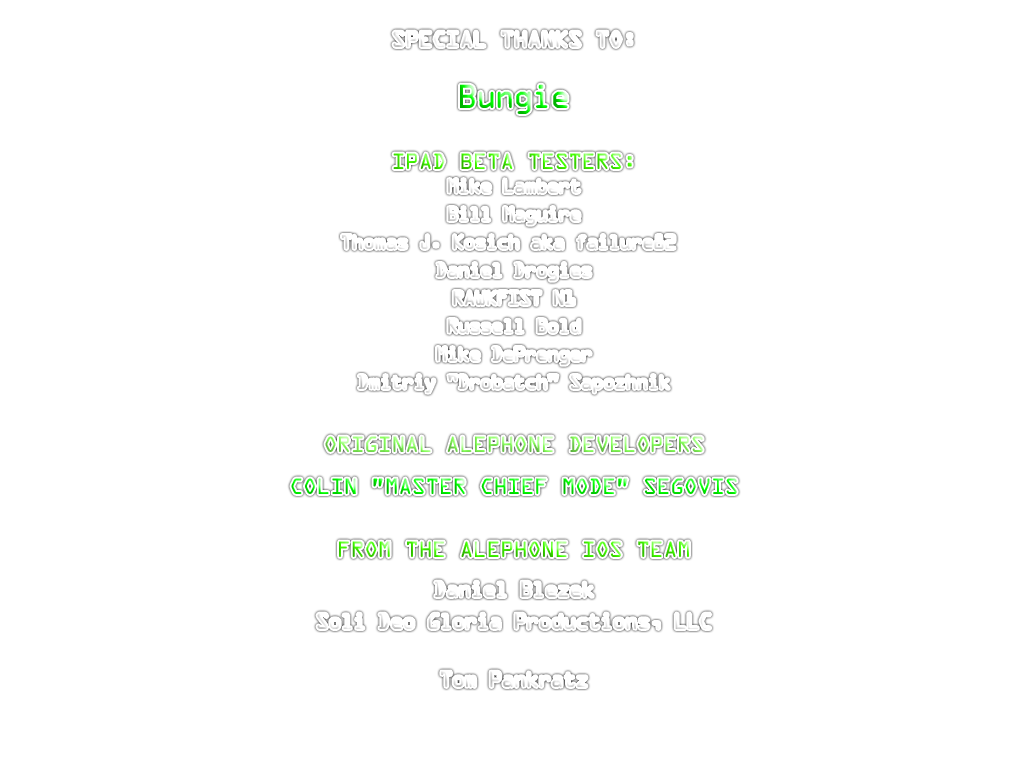
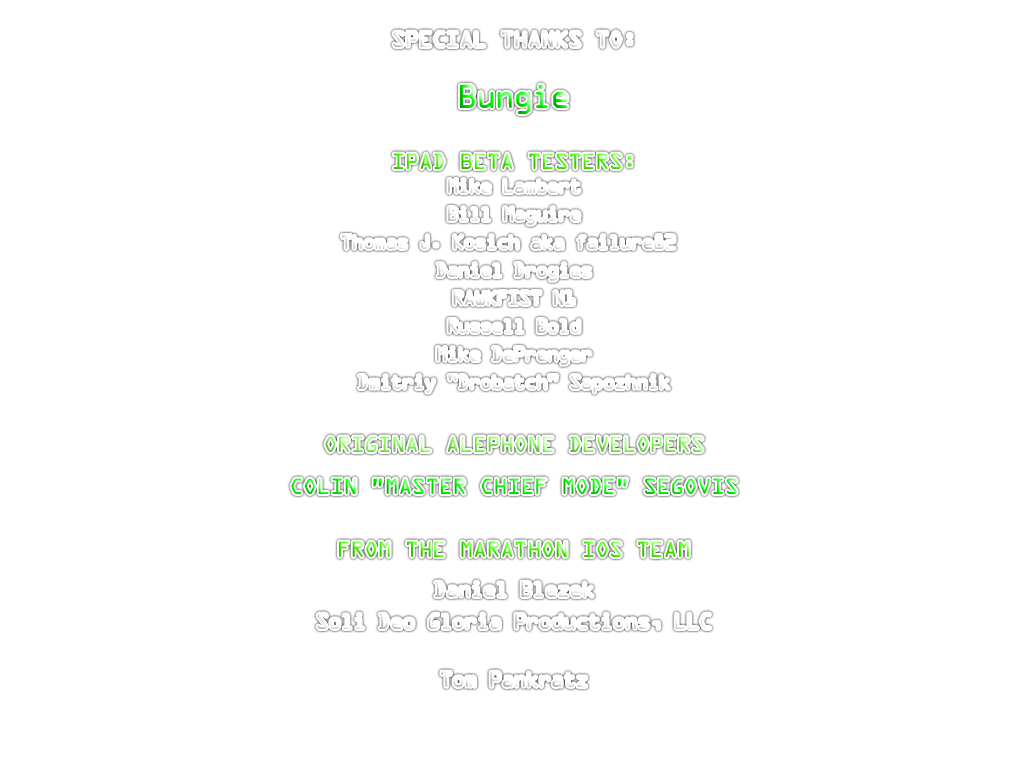
Layered file, before and after one edit (1024 x 768). Changes by layer:
painted on "Special Thanks to: Bungie iPad Beta Testers: Mike Lambert Bil" over [461, 541, 567, 557]
